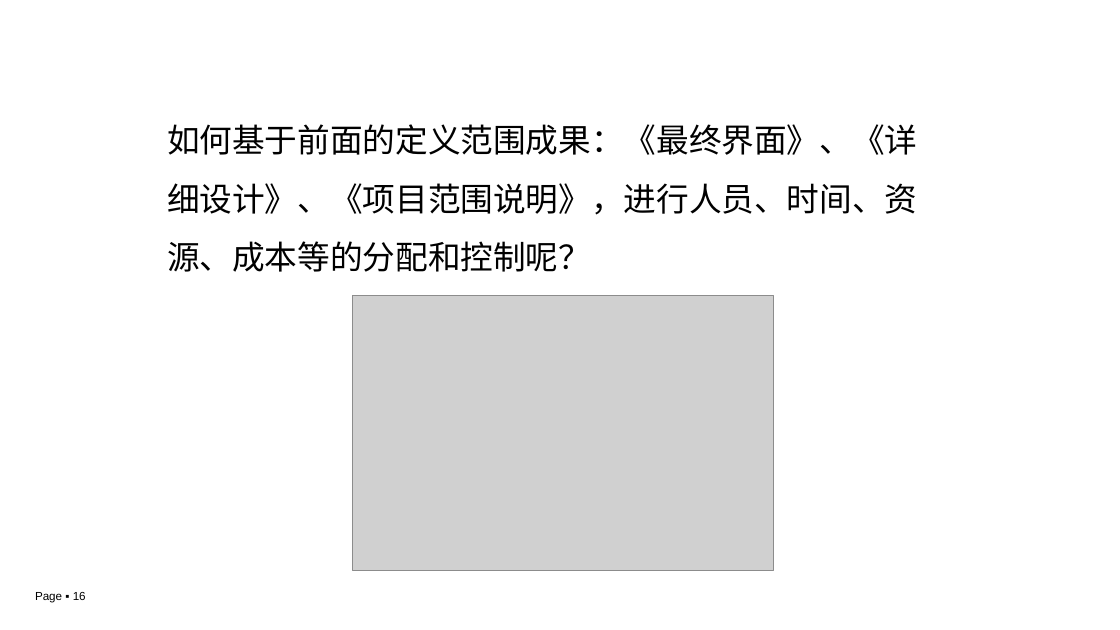
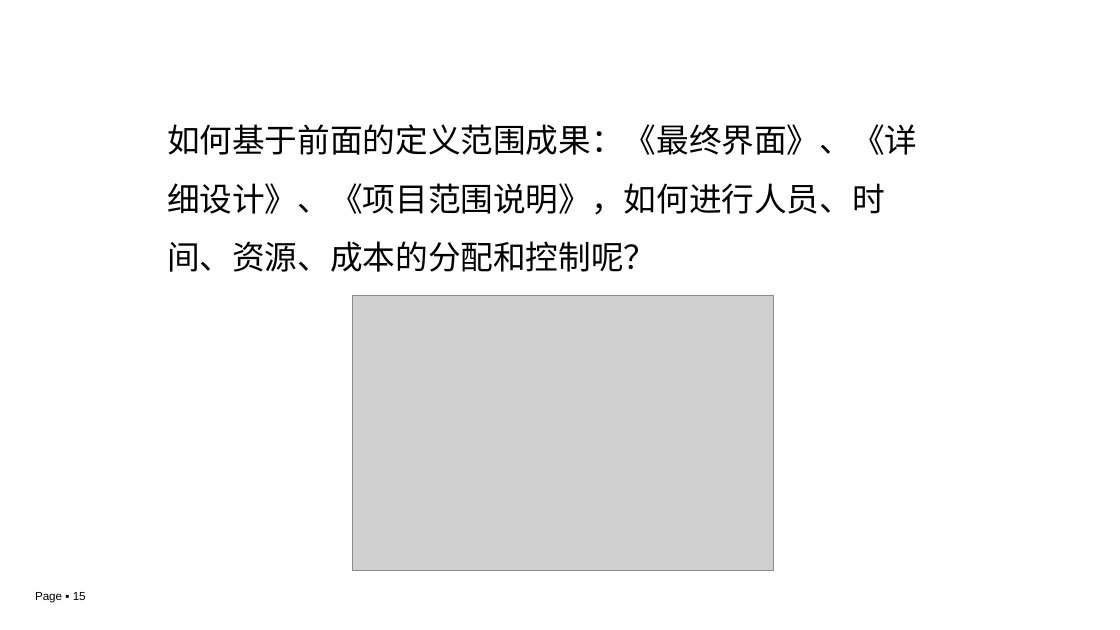
Before and after one commit to edu2act/course-IT-Project-Management, a slide deck: slide 15 of materials/slides/ch03-1.pptx (slide 16 before the commit). Drawn at 1120x630 pixels with LibreOffice and Linux fonts; fonts in the diff are those of the drawing; grey boxes stand for pictures; background and template pictures are left out. Boxes give left, top, right and bottom in pixels: in the first picture for what was removed or moved away, otherwise in the second. Text is boxed around its words. In the diff, an @@ line names an element or a change of style, - is before the commit and + after.

```diff
--- a/materials/slides/ch03-1.pptx
+++ b/materials/slides/ch03-1.pptx
@@ text at (167, 124, 917, 272): text changed @@
-如何基于前面的定义范围成果：《最终界面》、《详细设计》、《项目范围说明》，进行人员、时间、资源、成本等的分配和控制呢？
+如何基于前面的定义范围成果：《最终界面》、《详细设计》、《项目范围说明》，如何进行人员、时间、资源、成本的分配和控制呢？
```
Also in this commit, not shown: 6 other slides changed, 1 slide added, 1 slide removed.
